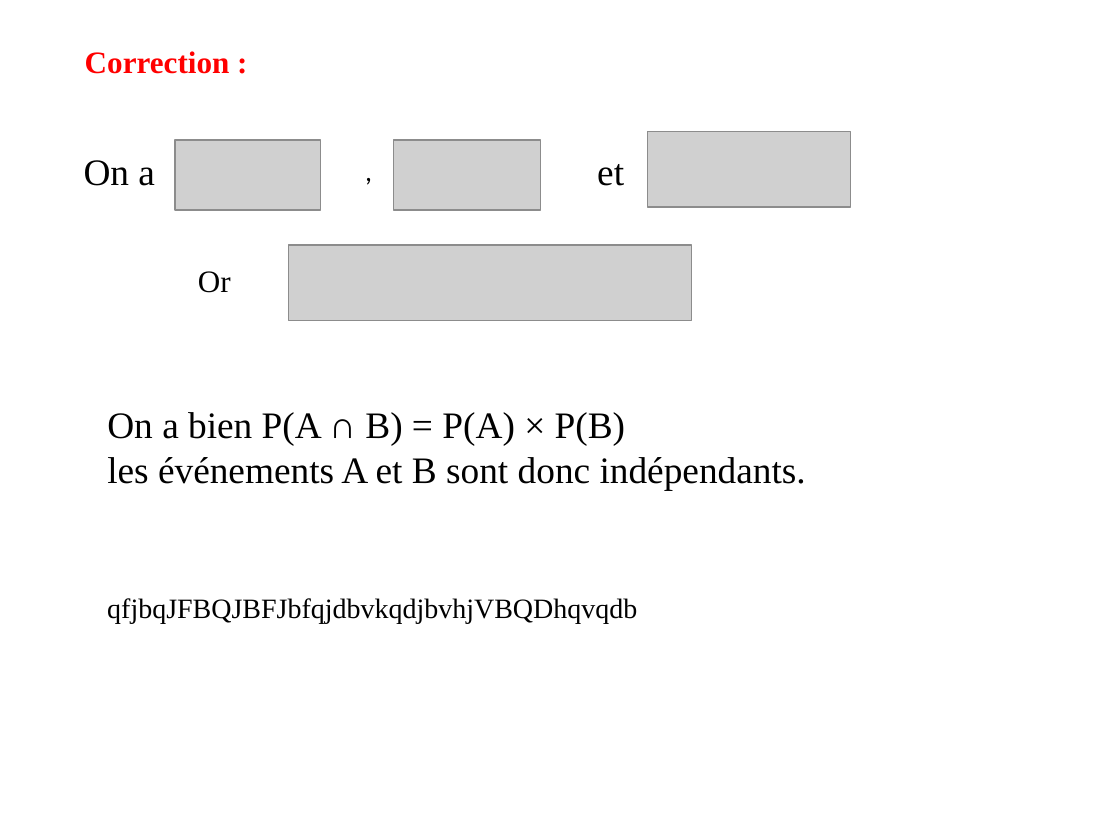
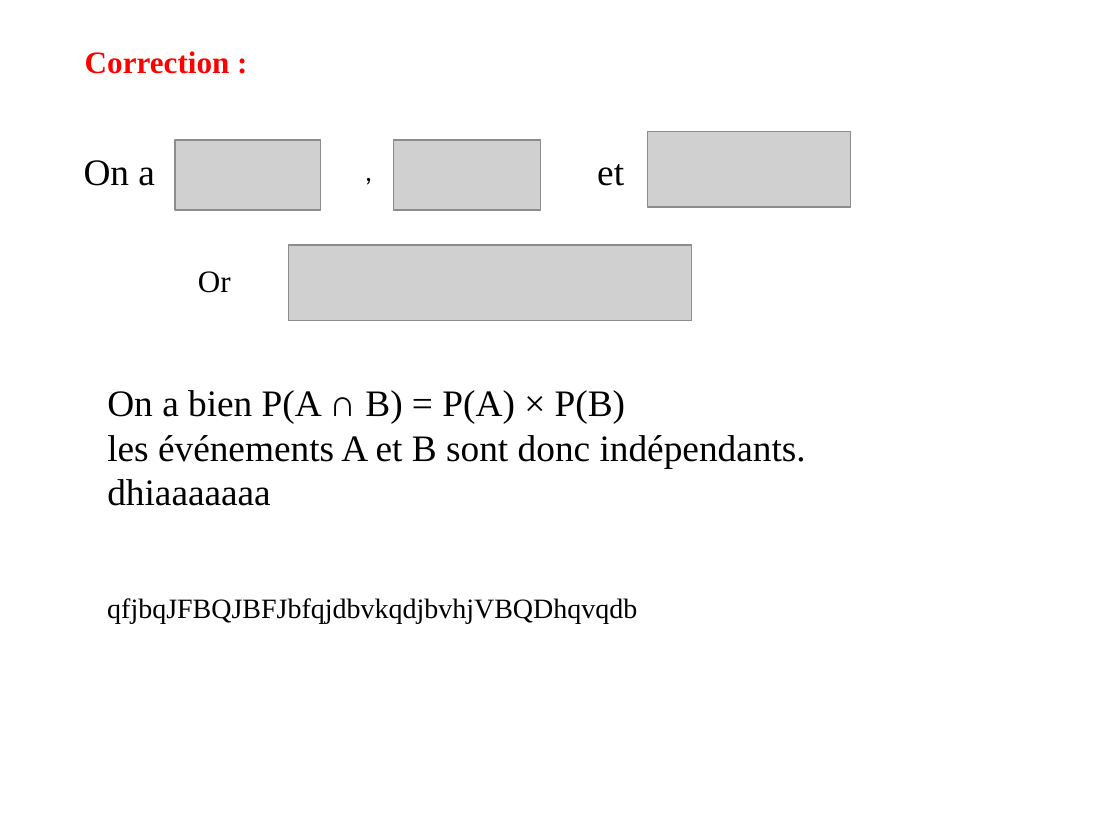
Before and after one commit to naoufelmhadhbi/FixIt, a slide deck: slide 21 of cours 2.pptx. Drawn at 1120x840 pixels with LibreOffice and Linux fonts; fonts in the diff are those of the drawing; grey boxes stand for pictures. Boxes give left, top, right and bottom in pixels: in the first picture for what was removed or moved away, otherwise in the second. Text is boxed around its words. In the diff, an @@ line names an element or a change of style, - is before the commit and + after.

```diff
--- a/cours 2.pptx
+++ b/cours 2.pptx
@@ text at (107,479,271,506): paragraph added @@
+dhiaaaaaaa
```
